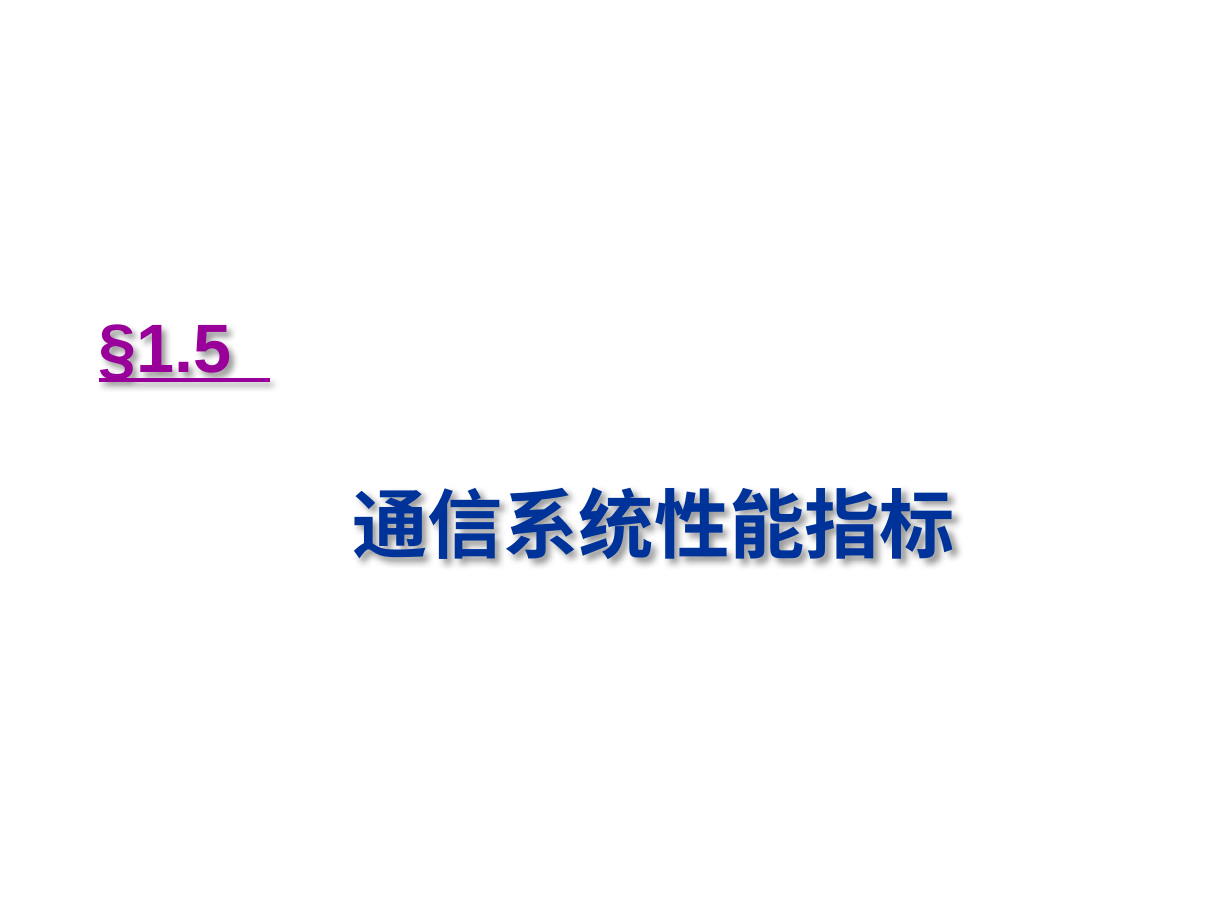
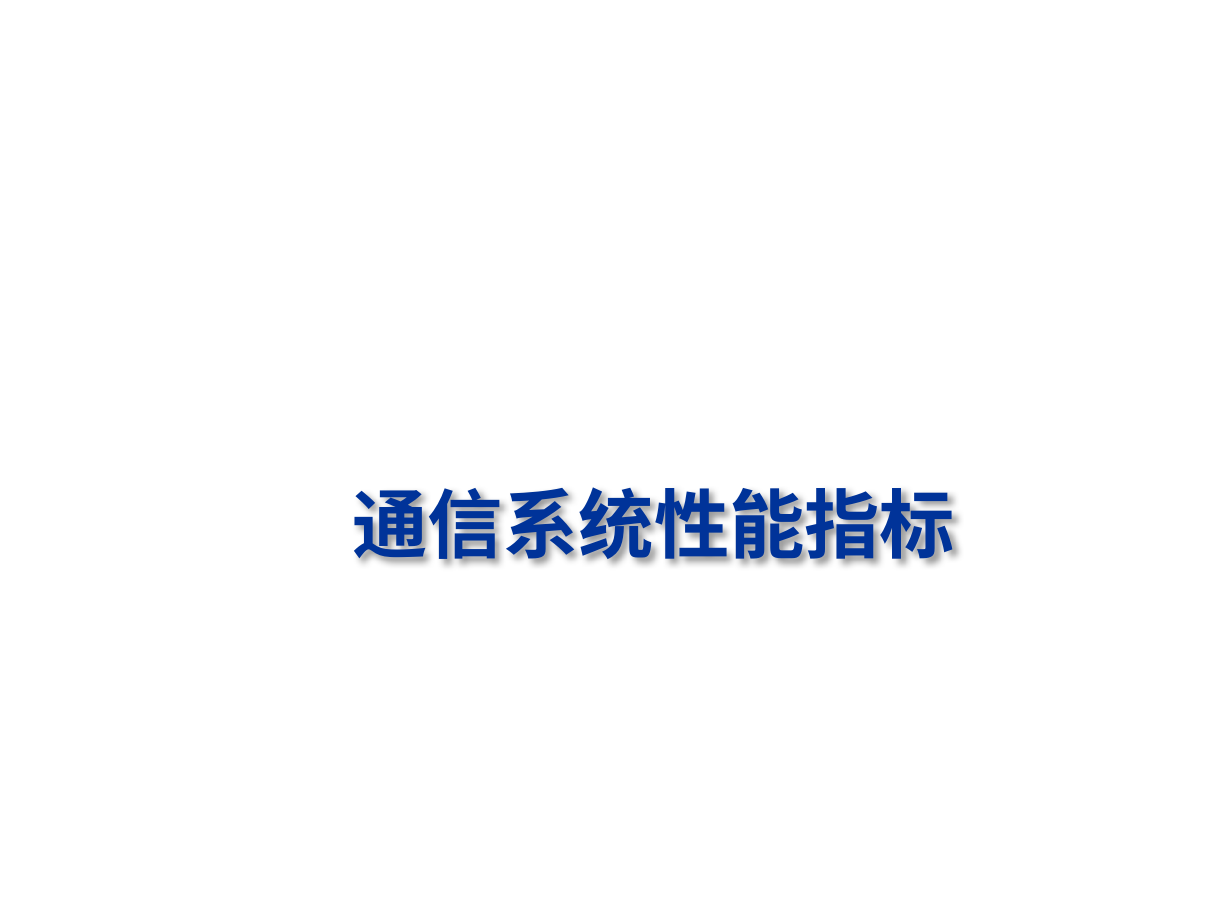
Before and after one commit to Happyday159/course-materials, a slide deck: slide 29 of files/lecture1a.pptx (slide 37 before the commit). Drawn at 1232x924 pixels with LibreOffice and Linux fonts; fonts in the diff are those of the drawing; background and template pictures are left out. Boxes give left, top, right and bottom in pixels: in the first picture for what was removed or moved away, otherwise in the second. Text is boxed around its words. In the diff, an @@ line names an element or a change of style, - is before the commit and + after.

```diff
--- a/files/lecture1a.pptx
+++ b/files/lecture1a.pptx
@@ text removed at <box>99,318,232,385</box> @@
-§1.5
```
Also in this commit, not shown: 11 other slides changed, 7 slides added, 15 slides removed, 2 other files.
